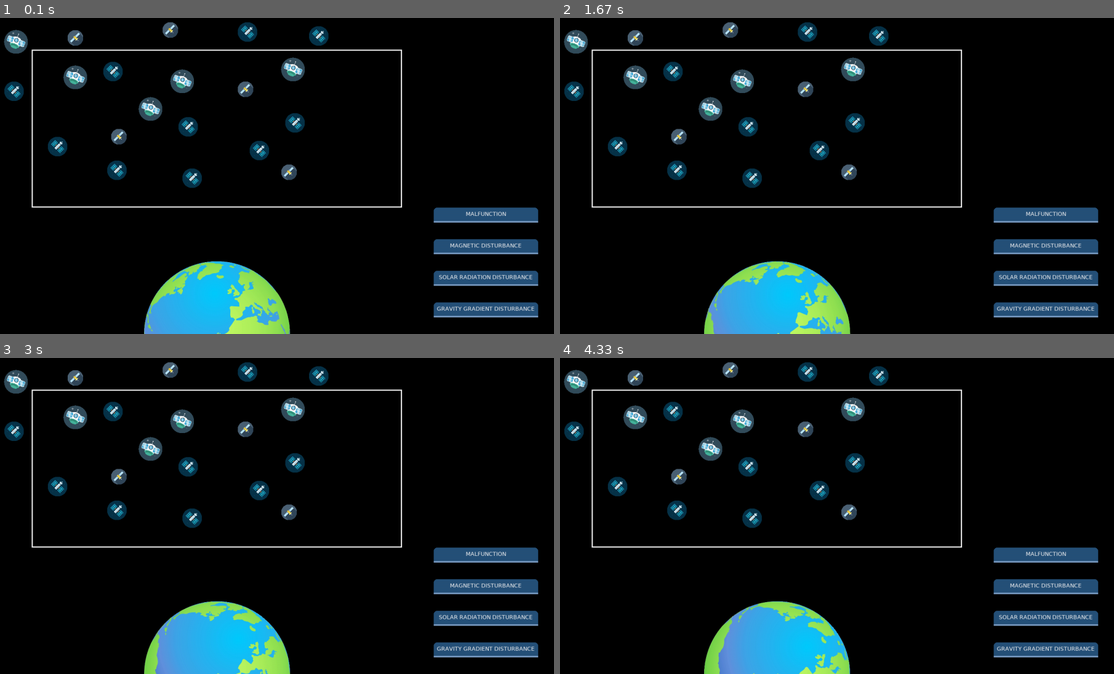
Above: before the commit, frames 1-4 (two rows, left to right).
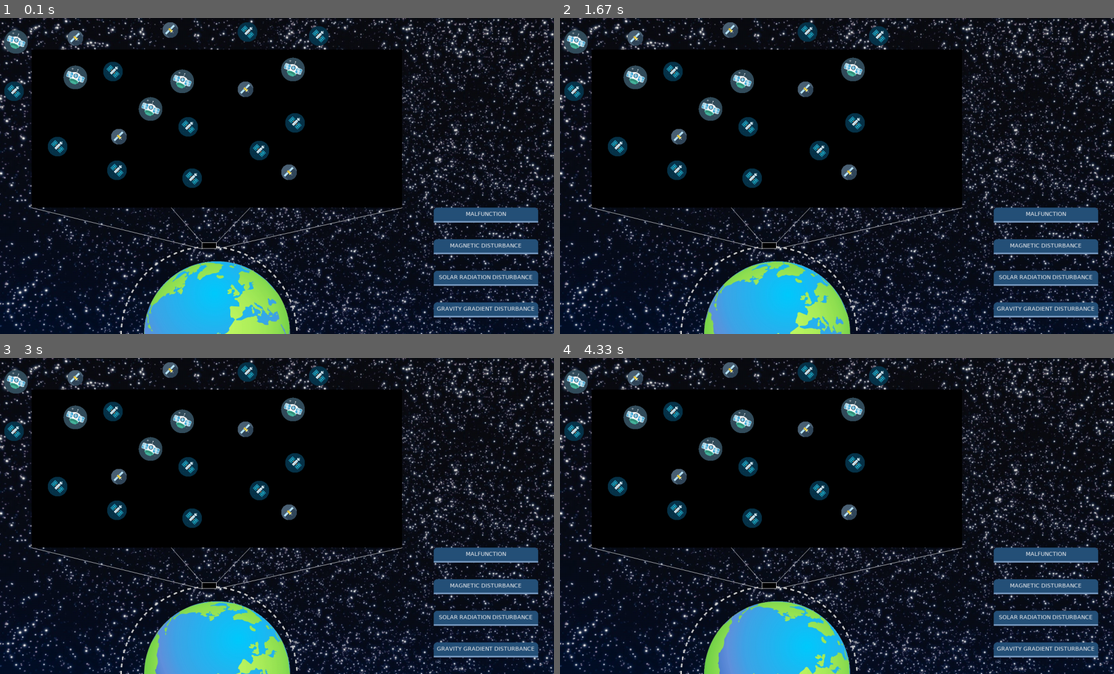
Above: after the commit, the same moments.

Repository: WesselOost/SatelliteSimulation2D
Game: pygame game, started from SatelliteSimulation/main.py
The game is run twice, just before and just after one commit, with the same random seed, the same clock (stepped at 60 frames per second) and the same inputs.
Inputs (mouse positions are in pixels of both pictures, inside the frame that each line leads up to):
- Up to frame 1 (0.1 s): no input
- Up to frame 2 (1.67 s): no input
- Up to frame 3 (3 s): click (481, 626) at 1.88 s; click (288, 408) at 2.22 s; click (249, 598) at 2.55 s; click (260, 462) at 2.88 s
- Up to frame 4 (4.33 s): click (759, 449) at 3.22 s; click (981, 487) at 3.55 s; click (1008, 506) at 3.88 s; click (953, 459) at 4.22 s

The runs differ from the first frame. In frame 1, 34% of the frame differs, in the area x 0-100%, y 0-100%; in frame 2, 34%; in frame 3, 34%; in frame 4, 34%.

Commit message:
draw lines toward dotted circle + change background

Diff:
--- a/SatelliteSimulation/pygame_button.py
+++ b/SatelliteSimulation/pygame_button.py
@@ -4,7 +4,7 @@
 # @Link    : link
 # @Version : 0.0.1
 """
-Button modul for the satellite simulation written in pygame.
+Button module for the satellite simulation written in pygame.
 """
 
 # =========================================================================== #
--- a/SatelliteSimulation/view.py
+++ b/SatelliteSimulation/view.py
@@ -5,7 +5,7 @@
 # @Version : 0.0.1
 """
 View of the satellite simulation. Everything that is part of the visible GUI
-is implemented here. The GUI is based on the python libary "pygame".
+is implemented here. The GUI is based on the python library "pygame".
 """
 
 # =========================================================================== #
@@ -21,12 +21,15 @@
 #  SECTION: Global definitions
 # =========================================================================== #
 ABSOLUTE_PATH = os.path.abspath(os.path.dirname(__file__))
-BACKGROUND_COLOR = (0, 0, 0)
+BLACK = (0, 0, 0)
 LIGHT_GREY = (243, 243, 243)
 FONT_SIZE = 14
 FRAMERATE = 60
+BACKGROUND_IMG = pygame.image.load(os.path.join(ABSOLUTE_PATH, "Assets", "galaxy_background.jpg"))
 EARTH_IMG = pygame.image.load(os.path.join(ABSOLUTE_PATH, "Assets", "earth.png"))
+DOTTED_CIRCLE = pygame.image.load(os.path.join(ABSOLUTE_PATH, "Assets", "dashed_circle.png"))
 EARTH_SCALE = 0.4
+
 
 # =========================================================================== #
 #  SECTION: Class definitions
@@ -39,7 +42,7 @@
     def __init__(self, controller, width: int, height: int):
         pygame.init()
         pygame.display.set_caption("Satellite simulation")
-        ## __private
+
         self.__surface = pygame.display.set_mode((width, height))
         self.__controller = controller
         self.__earth_img_angle = 0
@@ -50,16 +53,33 @@
         top_button = self.__buttons[-1]
         self.__earth_offset_x = (width - top_button.x) // 2
 
+        size = int(EARTH_IMG.get_width() * EARTH_SCALE) + offset
+        self.__dotted_circle = pygame.transform.scale(DOTTED_CIRCLE, (size, size))
+        self.__dotted_circle_x = width - top_button.x
+        self.__dotted_circle_y = height - (size // 2)
+
+        border_width = (top_button.x - offset * 2)
+        border_height = (top_button.y - offset)
         self.__satellite_border = pygame.Rect(offset,  # x
                                               offset,  # y
-                                              (top_button.x - offset * 2),  # width
-                                              (top_button.y - offset))  # height
+                                              border_width,
+                                              border_height)
+
+        mini_border_scale = 0.04
+        mini_border_width = border_width * mini_border_scale
+        mini_border_height = border_height * mini_border_scale
+        mini_border_x = self.__dotted_circle_x + self.__dotted_circle.get_width() // 2 - mini_border_width // 2
+        mini_border_y = self.__dotted_circle_y - mini_border_height // 2
+        self.__satellite_mini_border = pygame.Rect(mini_border_x,
+                                                   mini_border_y,
+                                                   mini_border_width,
+                                                   mini_border_height)
 
 
     # ----------------------------------------------------------------------- #
     #  SUBSECTION: Getter/Setter
     # ----------------------------------------------------------------------- #
-    def get_satellite_border(self):
+    def get_satellite_border(self) -> (int, int, int, int):
         return self.__satellite_border.x, \
                self.__satellite_border.y, \
                self.__satellite_border.width, \
@@ -70,10 +90,24 @@
     #  SUBSECTION: Public Methods
     # ----------------------------------------------------------------------- #
     def update(self, satellites: list):
-        self.__surface.fill(BACKGROUND_COLOR)
+        surface = self.__surface
+
+        surface.blit(BACKGROUND_IMG, (0, 0))
         self.rotate_and_draw_earth()
 
-        pygame.draw.rect(self.__surface, LIGHT_GREY, self.__satellite_border, 3)
+        satellite_border = self.__satellite_border
+        satellite_mini_border = self.__satellite_mini_border
+        pygame.draw.aaline(surface, LIGHT_GREY, satellite_border.topleft, satellite_mini_border.topleft, 3)
+        pygame.draw.aaline(surface, LIGHT_GREY, satellite_border.bottomleft, satellite_mini_border.bottomleft, 3)
+        pygame.draw.aaline(surface, LIGHT_GREY, satellite_border.bottomright, satellite_mini_border.bottomright, 3)
+        pygame.draw.aaline(surface, LIGHT_GREY, satellite_border.topright, satellite_mini_border.topright, 3)
+
+        surface.blit(self.__dotted_circle, (self.__dotted_circle_x, self.__dotted_circle_y))
+
+        pygame.draw.rect(surface, LIGHT_GREY, satellite_border, 3)
+        pygame.draw.rect(surface, BLACK, satellite_border)
+        pygame.draw.rect(surface, BLACK, satellite_mini_border)
+        pygame.draw.rect(surface, LIGHT_GREY, satellite_mini_border, 1)
 
         if satellites:
             for satellite in satellites:
@@ -83,7 +117,7 @@
             print()
 
         for button in self.__buttons:
-            button.draw(self.__surface)
+            button.draw(surface)
         pygame.display.update()
 
 
@@ -116,13 +150,16 @@
         run = True
         while run:
             clock.tick(FRAMERATE)
+
             for event in pygame.event.get():
                 if event.type == pygame.QUIT:
                     run = False
+
             for button in self.__buttons:
                 button.calculate_state()
                 if button.new_click_event():
                     self.__controller.create_disturbance(button.get_text())
+
             self.__controller.next_frame()
         pygame.quit()
 
Binary file added: SatelliteSimulation/Assets/dashed_circle.png
Binary file added: SatelliteSimulation/Assets/galaxy_background.jpg
